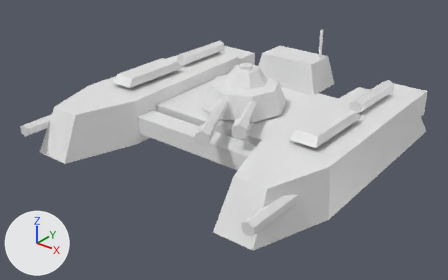
Two versions of the FBX model Assets/Art/PSXv2/PSXv2_Enemy_2_Gunboat.fbx, one commit apart.
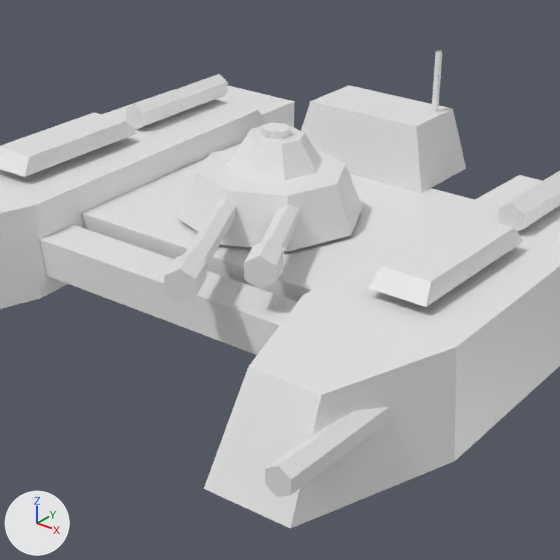
Each version appears first whole from a 50 mm lens placed at (3.98, -5.25, 3.14), pointed at (0.03, -0.31, 0.07), and next in a close-up on the part from 26% to 84% of the width and 2% to 95% of the height. The lights are fixed; the arrows at lower left show +X, +Y and +Z. The first two pictures are the older version. Both versions are drawn at frame 15 of the action 'Scene'; the numbers are the values there.

The first close-up shows 'Gunboat_Barrel_L', 'Gunboat_Barrel_R', 'Gunboat_Engine_L', 'Gunboat_Hull', 'Gunboat_Turret'.
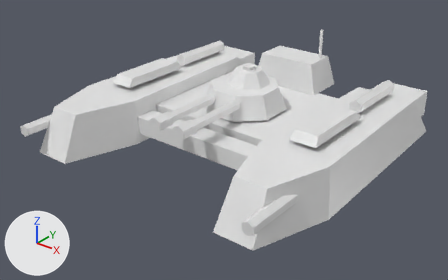
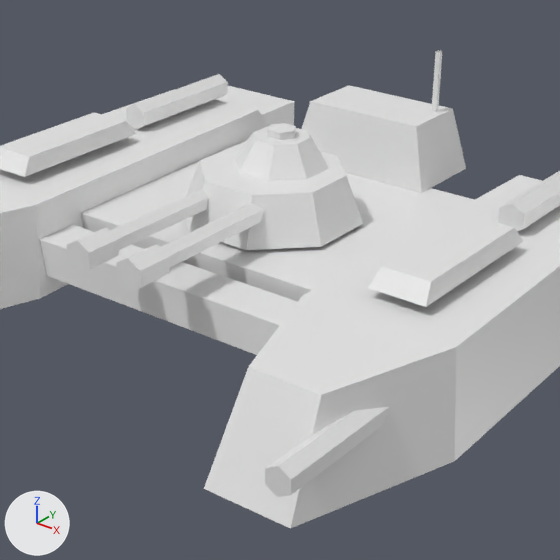
Boxes [x1, y1, x2, y2] around the edits, measured in the close-ups (560 x 560 px):
'Gunboat_Turret', turned: before [179, 122, 362, 251]; after [186, 123, 363, 250]
'Gunboat_Barrel_L', turned: before [164, 199, 236, 303]; after [67, 189, 209, 273]
'Gunboat_Barrel_R', turned, moved: before [244, 204, 300, 289]; after [116, 204, 264, 292]

Patch to the scene script:
```diff
--- a/Assets/Art/PSXv2/PSXv2_Enemy_2_Gunboat.fbx.py
+++ b/Assets/Art/PSXv2/PSXv2_Enemy_2_Gunboat.fbx.py
@@ ob_gunboat_barrel_r @@
 ob_gunboat_barrel_r.parent = ob_gunboat_turret
-ob_gunboat_barrel_r.location = (0.16, -0.03, 0.02)
+ob_gunboat_barrel_r.location = (0.16, -0.25, 0.02)
@@ ob_gunboat_turret @@
 ob_gunboat_turret.location = (0.0, 0.1, 0.5)
-ob_gunboat_turret.rotation_euler = (0.0, 0.0, 0.448)  # degrees (0, 0, 26)
```
